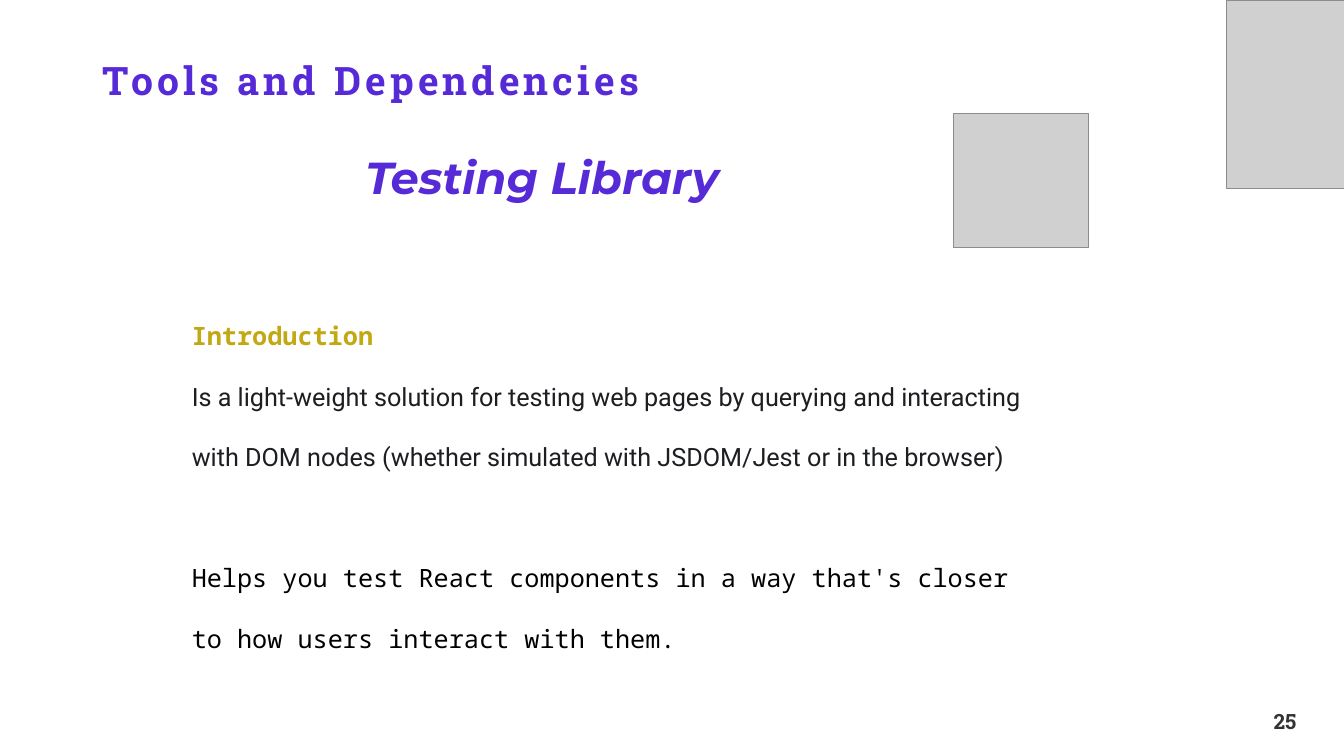
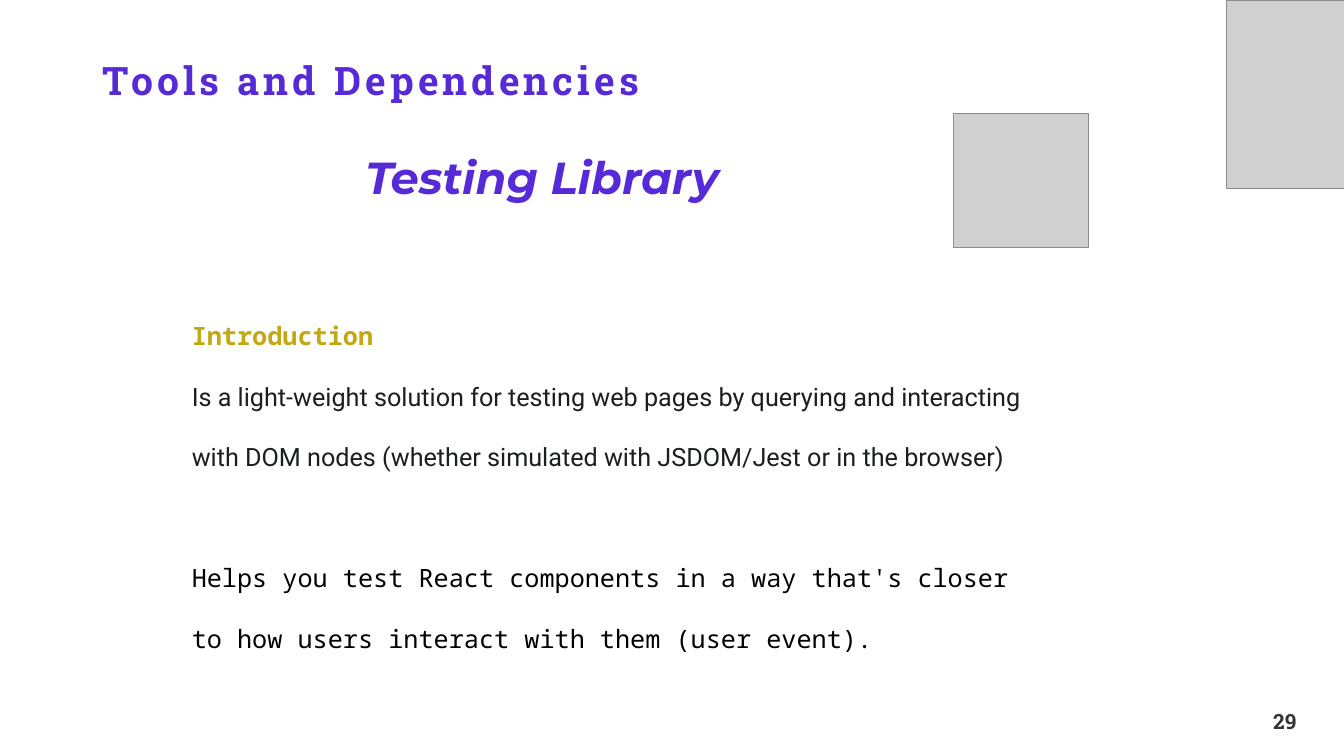
Before and after one commit to TakiRahal/test-react-19, a slide deck: slide 29 of Testing ReactJS.pptx (slide 25 before the commit). Drawn at 1344x756 pixels with LibreOffice and Linux fonts; fonts in the diff are those of the drawing; grey boxes stand for pictures; background and template pictures are left out. Boxes give left, top, right and bottom in pixels: in the first picture for what was removed or moved away, otherwise in the second. Text is boxed around its words. In the diff, an @@ line names an element or a change of style, - is before the commit and + after.

```diff
--- a/Testing ReactJS.pptx
+++ b/Testing ReactJS.pptx
@@ text at (192,568,1009,652): text changed @@
-Helps you test React components in a way that's closer to how users interact with them.
+Helps you test React components in a way that's closer to how users interact with them (user event).
@@ page number at (1273,714,1296,729): text changed @@
-25
+29
```
Also in this commit, not shown: 9 other slides changed, 9 slides added, 26 slides removed, 20 other files.
